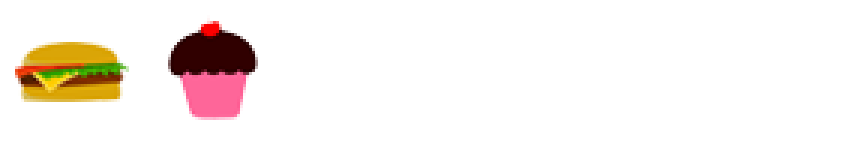
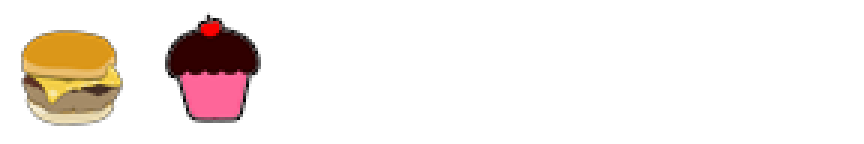
Before/after of a 864x144 layered artwork. What changed in the layer stack:
added layer "Ebene 6" above "Ebene 5" over [21, 30, 123, 126]
hid "Ebene 4" over [15, 42, 129, 102]
